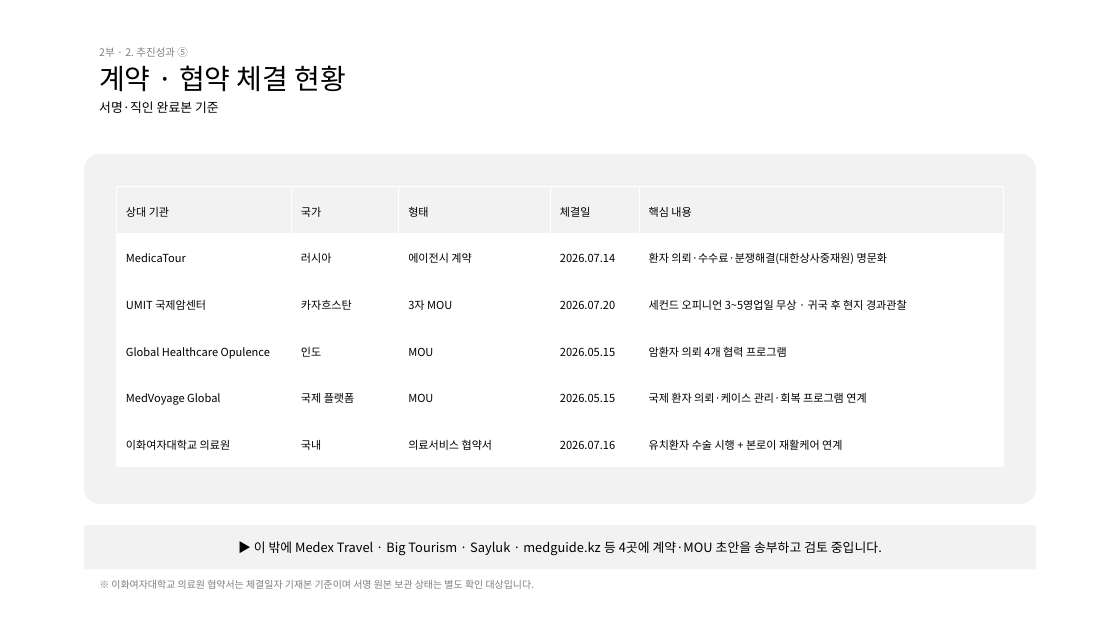
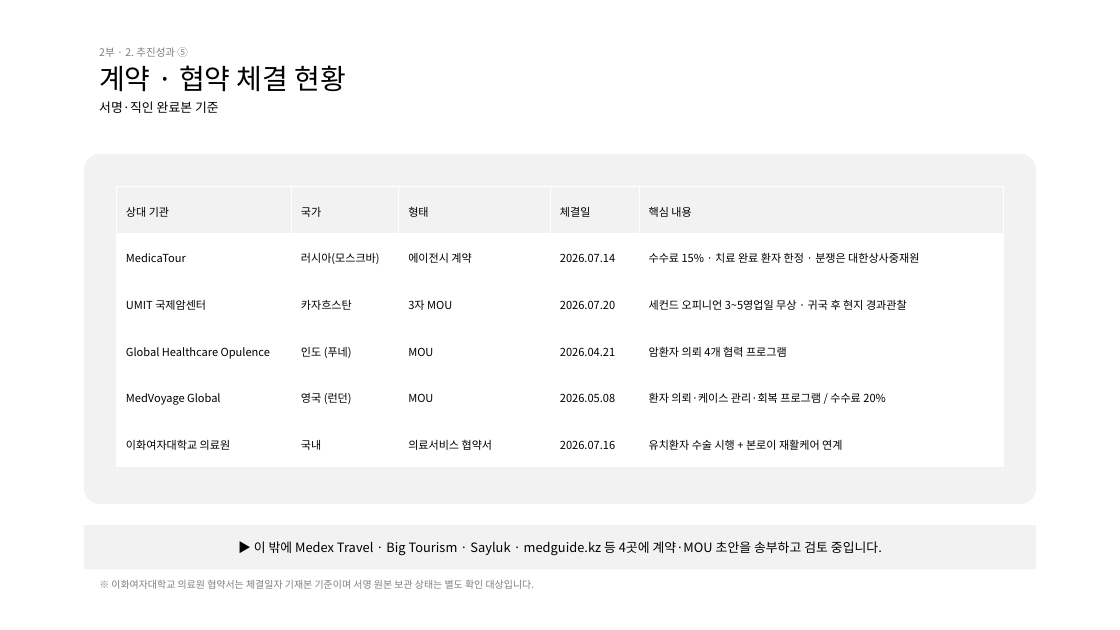
Before and after one commit to bonroi2296-tech/HEALO_KHIDI, a slide deck: slide 14 of docs/presentations/KHIDI_중간보고_20260827.pptx. Drawn at 1120x630 pixels with LibreOffice and Linux fonts; fonts in the diff are those of the drawing. Boxes give left, top, right and bottom in pixels: in the first picture for what was removed or moved away, otherwise in the second. Text is boxed around its words. In the diff, an @@ line names an element or a change of style, - is before the commit and + after.

```diff
--- a/docs/presentations/KHIDI_중간보고_20260827.pptx
+++ b/docs/presentations/KHIDI_중간보고_20260827.pptx
@@ table at box(117, 187, 1004, 466) @@
-row 2, column 2: 러시아
+row 2, column 2: 러시아(모스크바)
-row 2, column 5: 환자 의뢰·수수료·분쟁해결(대한상사중재원) 명문화
+row 2, column 5: 수수료 15% · 치료 완료 환자 한정 · 분쟁은 대한상사중재원
-row 4, column 2: 인도
+row 4, column 2: 인도 (푸네)
-row 4, column 4: 2026.05.15
+row 4, column 4: 2026.04.21
-row 5: MedVoyage Global | 국제 플랫폼 | MOU | 2026.05.15 | 국제 환자 의뢰·케이스 관리·회복 프로그램 연계
+row 5: MedVoyage Global | 영국 (런던) | MOU | 2026.05.08 | 환자 의뢰·케이스 관리·회복 프로그램 / 수수료 20%
```
Also in this commit, not shown: 3 other slides changed, 13 other files.
